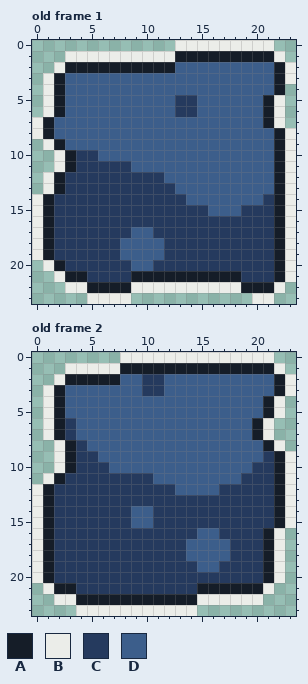
Two versions of one pixel-art file, assets/blueDoor.aseprite. The picture above is the old version.
24x24 pixels, 7 frames. Shown: old frame 1, old frame 2. The commit also changed other frames, which this record leaves out.
Palette (. is transparent): A #151d28  B #ebede9  C #253a5e  D #3c5e8b
Pixels before, old frame 1, first column x 0:
 0 .............BBBBBBBBB..
 1 ...BBBBBBBBBBAAAAAAAAAB.
 2 ..BAAAAAAAAAADDDDDDDDDAB
 3 .BADDDDDDDDDDDDDDDDDDDAB
 4 .BADDDDDDDDDDDDDDDDDDDA.
 5 .BADDDDDDDDDDCCDDDDDDAB.
 6 .BADDDDDDDDDDCCDDDDDDAB.
 7 BADDDDDDDDDDDDDDDDDDDAB.
 8 BADDDDDDDDDDDDDDDDDDDDAB
 9 .BADDDDDDDDDDDDDDDDDDDAB
10 ..BACCDDDDDDDDDDDDDDDDAB
11 ..BACCCCCDDDDDDDDDDDDDAB
12 .BACCCCCCCCCDDDDDDDDDDAB
13 .BACCCCCCCCCCDDDDDDDDDAB
14 BACCCCCCCCCCCCDDDDDDDCAB
15 BACCCCCCCCCCCCCCDDDCCCAB
16 BACCCCCCCCCCCCCCCCCCCCAB
17 BACCCCCCCDDCCCCCCCCCCCAB
18 BACCCCCCDDDDCCCCCCCCCCAB
19 BACCCCCCDDDDCCCCCCCCCCAB
20 .BACCCCCCDDCCCCCCCCCCCAB
21 ..BAACCCCAAAAAAAAAACCCAB
22 ...BBAAAABBBBBBBBBBAAAB.
23 .....BBBB...........BB..
Pixels before, old frame 2, first column x 0:
 0 ........BBBBBBBBBBBBBB..
 1 ...BBBBBAAAAAAAAAAAAAAB.
 2 ..BAAAAADDCCDDDDDDDDDDAB
 3 .BADDDDDDDCCDDDDDDDDDDAB
 4 .BADDDDDDDDDDDDDDDDDDAB.
 5 .BADDDDDDDDDDDDDDDDDDAB.
 6 .BACDDDDDDDDDDDDDDDDAB..
 7 .BACDDDDDDDDDDDDDDDDAB..
 8 ..BACDDDDDDDDDDDDDDDDAB.
 9 ..BACCDDDDDDDDDDDDDDDCAB
10 ..BACCCDDDDDDDDDDDDDCCAB
11 .BACCCCCCCCDDDDDDDDCCCAB
12 BACCCCCCCCCCCDDDDCCCCCAB
13 BACCCCCCCCCCCCCCCCCCCCAB
14 BACCCCCCCDDCCCCCCCCCCCAB
15 BACCCCCCCDDCCCCCCCCCCCAB
16 BACCCCCCCCCCCCCDDCCCCAB.
17 BACCCCCCCCCCCCDDDDCCCAB.
18 BACCCCCCCCCCCCDDDDCCCAB.
19 BACCCCCCCCCCCCCDDCCCCAB.
20 BACCCCCCCCCCCCCCCCCCCAB.
21 .BAACCCCCCCCCCCAAAAAAB..
22 ..BBAAAAAAAAAAABBBBBB...
23 ....BBBBBBBBBBB.........
After:
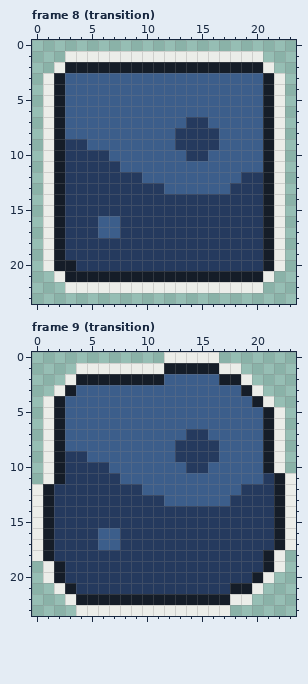
A new or re-ordered frame is compared with the old frame closest to it.
From the commit log: experimental art + potential button/doors
What changed:
frames 7 -> 13
Changed rows in their new state; - is an unchanged pixel.
Frame 8 (transition) is new; against old frame 1:
first column x 0:
 0 -------------.........--
 1 -------------BBBBBBBB..-
 2 -------------AAAAAAAAB..
 3 ---------------------AB.
 4 ---------------------AB-
 5 -------------DD---------
 6 -------------DD---------
 7 .BA-----------CC--------
 8 .BA----------CCCC----AB.
 9 ---CC--------CCCC----AB.
10 -BAC--C-------CC-----AB.
11 -BAC----D------------AB.
12 ----------DD-------CCAB.
13 ------------D-----CCCAB.
14 .BA-----------CCCCCCCAB.
15 .BA-------------CCC--AB.
16 .BA---DD-------------AB.
17 .BA---DD-CC----------AB.
18 .BA-----CCCC---------AB.
19 .BA-----CCCC---------AB.
20 ---A-----CC----------AB.
21 -----AAAA----------AAB..
22 -----BBBB----------BB..-
23 -----....-----------..--
Frame 9 (transition) is new; against old frame 2:
first column x 0:
 0 --------....-----.....--
 1 ---.----BBBB-----BB....-
 2 --.B----AAAA-----AAB....
 3 -.BA------DD-------AB...
 4 --------------------AB.-
 6 ---D----------------DAB-
 7 ---D----------CC----DAB-
 8 -BADD--------CCCC-------
 9 -BAC-D-------CCCC----AB.
10 -BAC----------CC----DAB.
11 --------DDD--------DD---
12 ----------DDD----DD-----
13 ------------DDDDDD------
14 ---------CC-------------
15 ---------CC-------------
16 ------DD-------CC----CAB
17 ------DD------CCCC---CAB
18 --------------CCCC------
19 .BA------------CC-------
20 .BA-----------------AB.-
21 -.B------------CCC--B.--
22 --.------------AAA--.---
23 ---------------BBB------
Changed places in both pictures, as pixel boxes (x1, y1, x2, y2):
changed: (32, 40, 296, 304)
changed: (32, 352, 296, 616)
